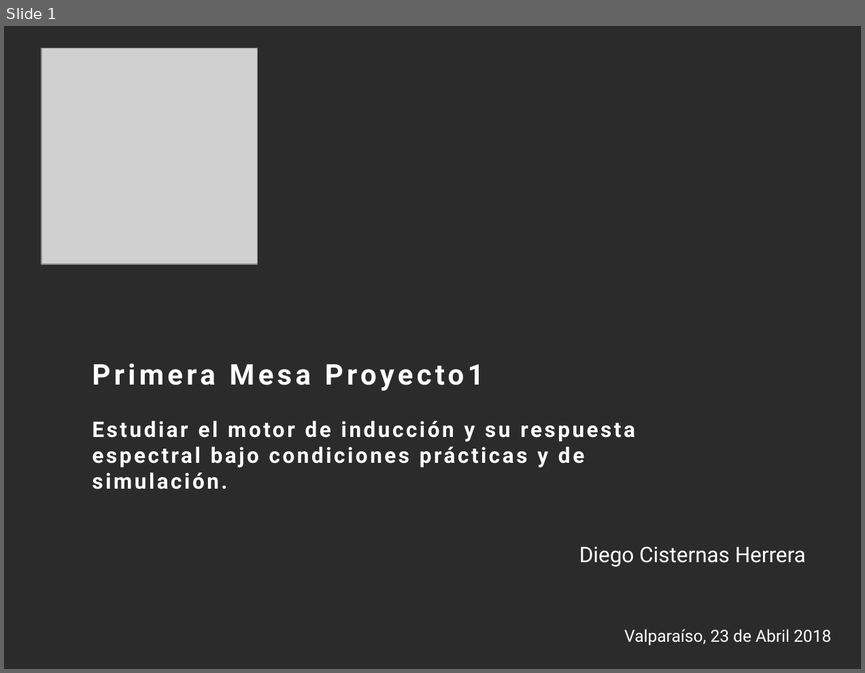
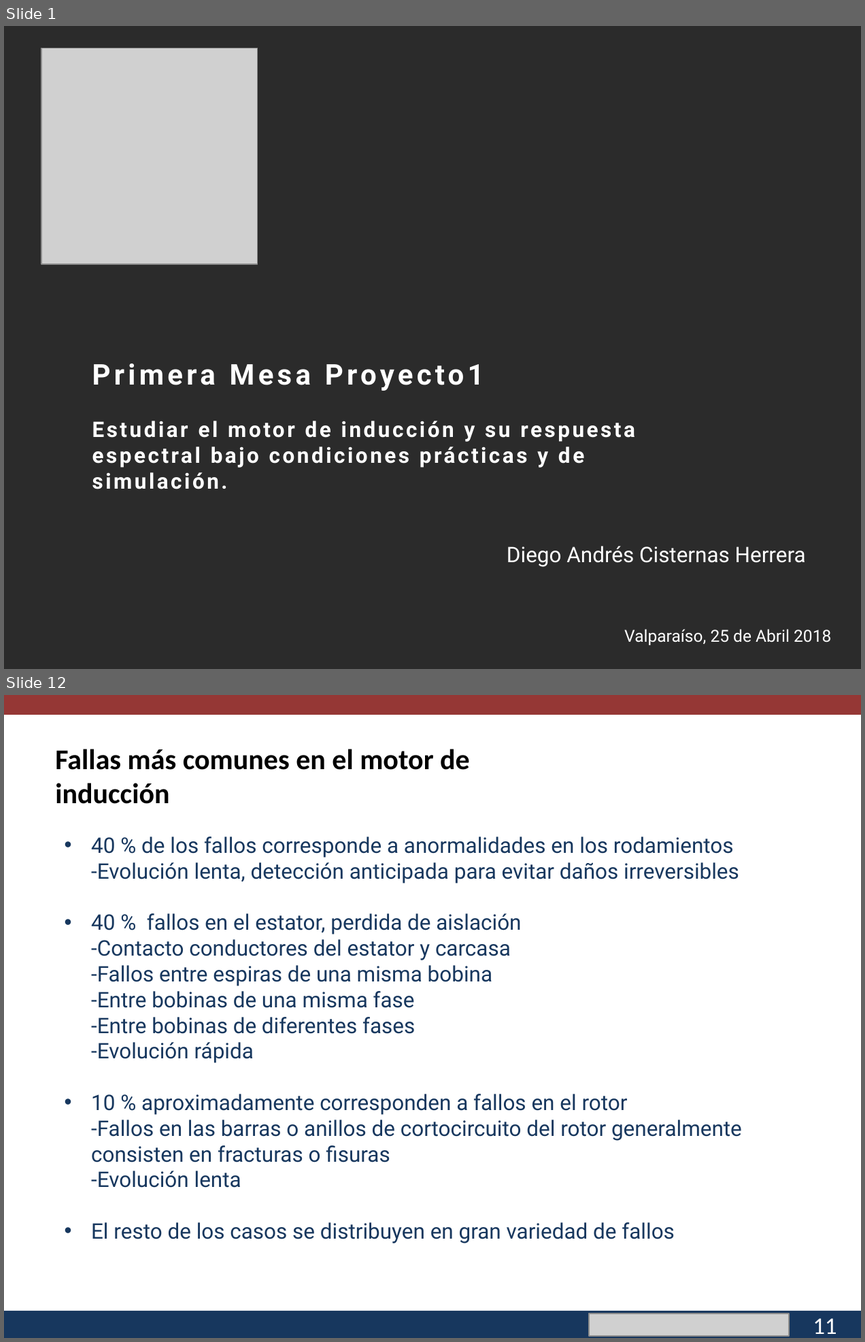
Before and after one commit to cisternashdiego/Proyecto1, a slide deck: Primera mesa.pptx. Shown one above the other, each under a label of ours: slide 1 before the commit, slides 1 and 12 after it; the slides between them are not shown. The pictures are 865x673 and 865x1342 pixels, drawn with LibreOffice and Linux fonts; fonts in the diff are those of the drawing; grey boxes stand for pictures; background and template pictures are left out; a plain dark background stands for a picture behind light text. Boxes give left, top, right and bottom in pixels: in the first picture for what was removed or moved away, otherwise in the second. Text is boxed around its words. In the diff, an @@ line names an element or a change of style, - is before the commit and + after.

```diff
--- a/Primera mesa.pptx
+++ b/Primera mesa.pptx
@@ slide 12 added at <box>4,695,861,1338</box>, background #FFFFFF @@
@@ rectangle added at <box>4,695,861,715</box>, fill #953735 @@
@@ text added at <box>55,749,470,804</box>, 24 pt, text #000000, bold @@
+    Fallas más comunes en el motor de inducción
@@ text added at <box>91,836,742,1243</box>, 18 pt, text #17375E @@
+• 40 % de los fallos corresponde a anormalidades en los rodamientos
+  -Evolución lenta, detección anticipada para evitar daños irreversibles
+• 40 % fallos en el estator, perdida de aislación
+  -Contacto conductores del estator y carcasa
+  -Fallos entre espiras de una misma bobina
+  -Entre bobinas de una misma fase
+  -Entre bobinas de diferentes fases
+  -Evolución rápida
+• 10 % aproximadamente corresponden a fallos en el rotor
+  -Fallos en las barras o anillos de cortocircuito del rotor generalmente consisten en fracturas o fisuras
+  -Evolución lenta
+• El resto de los casos se distribuyen en gran variedad de fallos
@@ rectangle added at <box>4,1310,861,1338</box>, fill #17375E @@
@@ picture added at <box>588,1312,788,1335</box> @@
@@ text added at <box>718,1311,861,1338</box>, 11 pt, text #FFFFFF @@
+pucv.cl
@@ text added at <box>813,1318,836,1334</box>, 20 pt, text #FFFFFF @@
+11
@@ slide 1 changed as well @@
@@ text at <box>507,546,806,567</box>: text changed @@
-Diego Cisternas Herrera
+Diego Andrés Cisternas Herrera
@@ text at <box>624,628,831,645</box>: text changed @@
-Valparaíso, 23 de Abril 2018
+Valparaíso, 25 de Abril 2018
```
Also in this commit, not shown: 16 other slides added, 1 slide removed, 2 other files.
